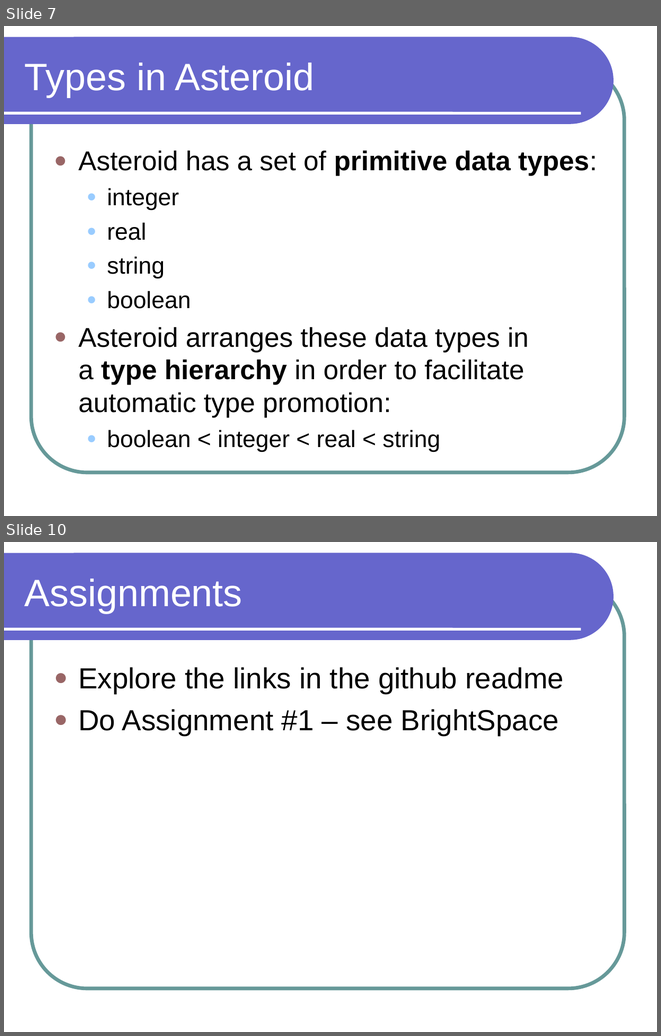
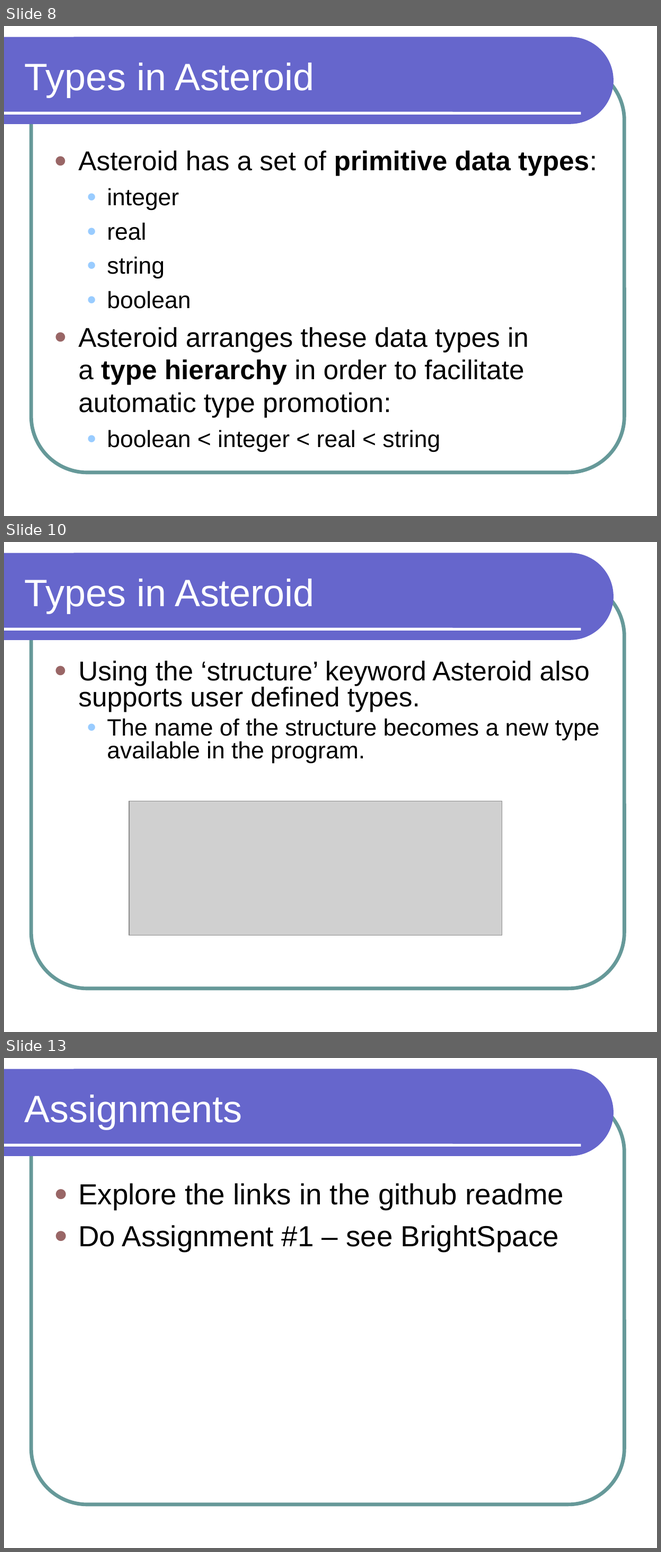
Before and after one commit to lutzhamel/CSC301, a slide deck: notes/csc301-ln002.ppt. Shown one above the other, each under a label of ours: slides 7 and 10 before the commit, slides 8, 10 and 13 after it; the slides between them are not shown. The pictures are 661x1036 and 661x1552 pixels, drawn with LibreOffice and Linux fonts; fonts in the diff are those of the drawing; grey boxes stand for pictures. Boxes give left, top, right and bottom in pixels: in the first picture for what was removed or moved away, otherwise in the second. Text is boxed around its words. In the diff, an @@ line names an element or a change of style, - is before the commit and + after.

Commit message:
moving to Asteroid

```diff
--- a/notes/csc301-ln002.ppt
+++ b/notes/csc301-ln002.ppt
@@ slide 10 added at bbox=[4, 542, 657, 1032], background #FFFFFF; not listed: 3 template elements that a slide beside it also shows @@
@@ title added at bbox=[25, 579, 314, 613], 42 pt, text #FFFFFF @@
+Types in Asteroid
@@ text added at bbox=[78, 660, 600, 763], 30 pt, text #000000 @@
+● Using the ‘structure’ keyword Asteroid also supports user defined types.
+  ● The name of the structure becomes a new type available in the program.
@@ picture added at bbox=[130, 801, 502, 935] @@
@@ what was slide 7 is now slide 8 @@
@@ what was slide 10 is now slide 13 @@
```
Also in this commit, not shown: 2 slides changed, 2 other slides added, 2 other files.
